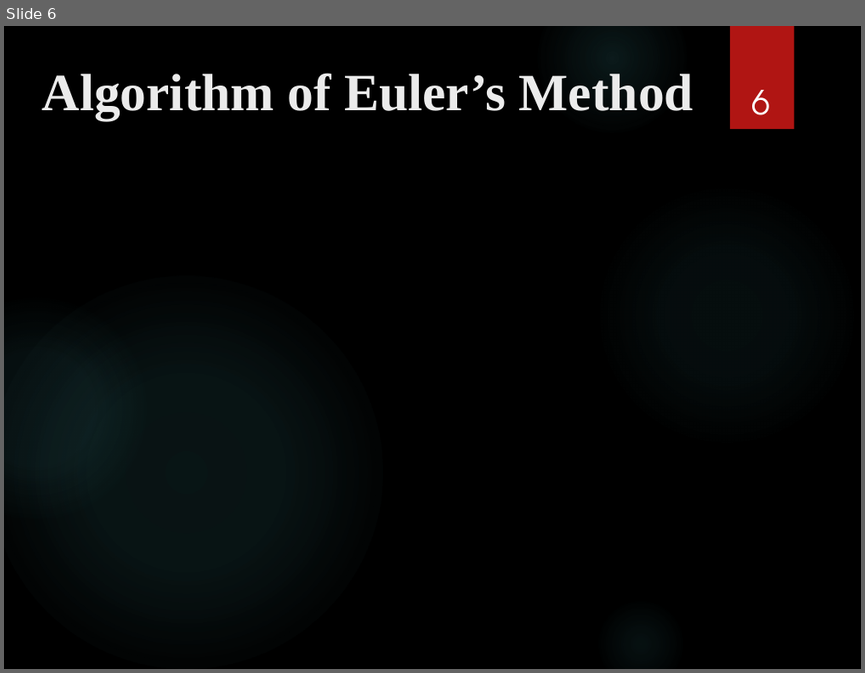
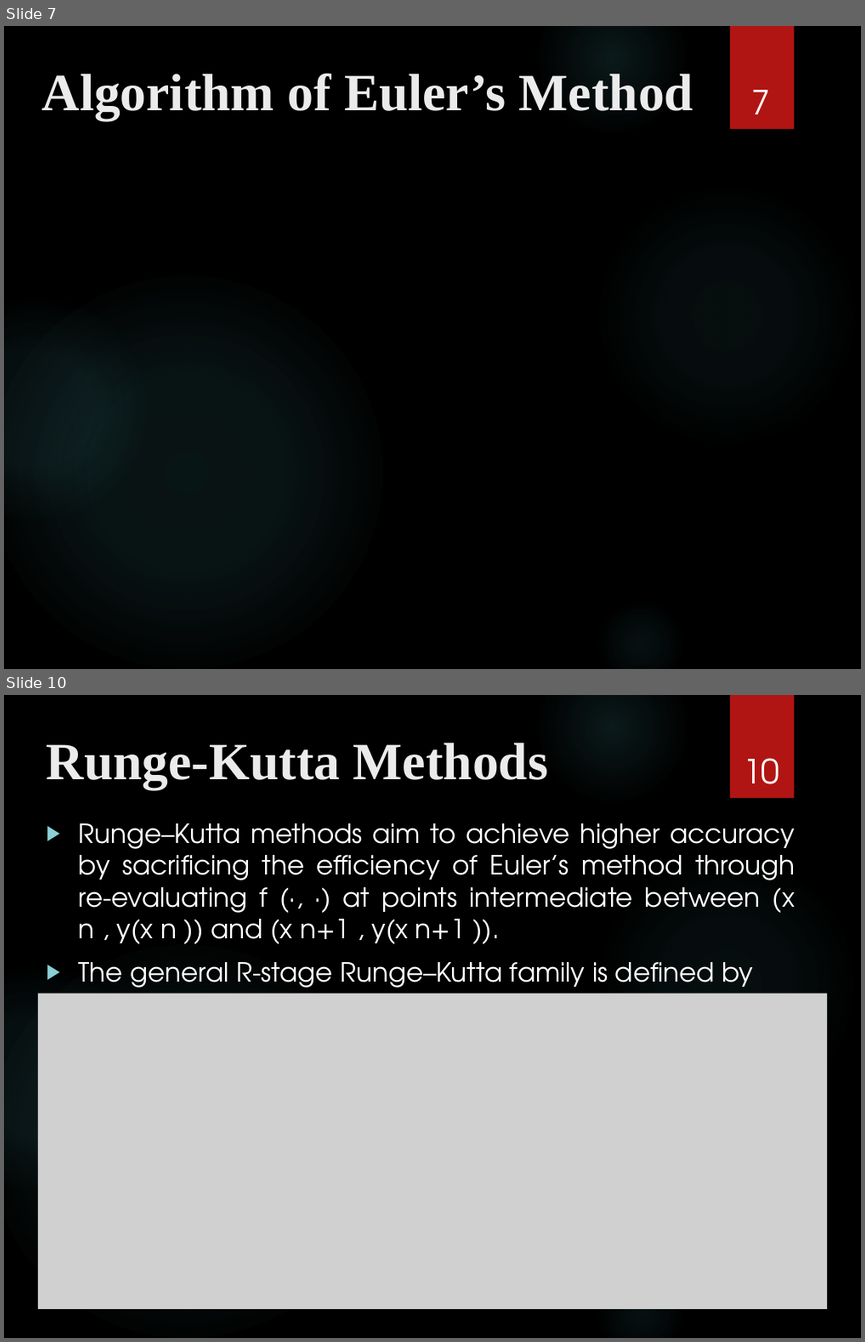
Before and after one commit to deshabhakt/Sem-II, a slide deck: NumericalMethods/Assignment-3/Prensentation.pptx. Shown one above the other, each under a label of ours: slide 6 before the commit, slides 7 and 10 after it; the slides between them are not shown. The pictures are 865x673 and 865x1342 pixels, drawn with LibreOffice and Linux fonts; fonts in the diff are those of the drawing; grey boxes stand for pictures; background and template pictures are left out. Boxes give left, top, right and bottom in pixels: in the first picture for what was removed or moved away, otherwise in the second. Text is boxed around its words. In the diff, an @@ line names an element or a change of style, - is before the commit and + after.

```diff
--- a/NumericalMethods/Assignment-3/Prensentation.pptx
+++ b/NumericalMethods/Assignment-3/Prensentation.pptx
@@ slide 10 added at (4,695,861,1338), background picture (left out); not listed: 6 template elements that a slide beside it also shows @@
@@ title added at (46,743,548,789), 44 pt, text #EBEBEB, bold @@
+Runge-Kutta Methods
@@ page number added at (743,758,779,799), 28 pt, text #FFFFFF @@
+10
@@ text added at (79,823,794,994), 22.2 pt, text #FFFFFF @@
+▶ Runge–Kutta methods aim to achieve higher accuracy by sacrificing the efficiency of Euler’s method through re-evaluating f (·, ·) at points intermediate between (x n , y(x n )) and (x n+1 , y(x n+1 )).
+▶ The general R-stage Runge–Kutta family is defined by
@@ picture added at (37,993,827,1309) @@
@@ what was slide 6 is now slide 7 @@
@@ page number at (752,90,771,130): text changed @@
-6
+7
```
Also in this commit, not shown: 4 slides changed, 17 other slides added, 1 slide removed, 16 other files.
